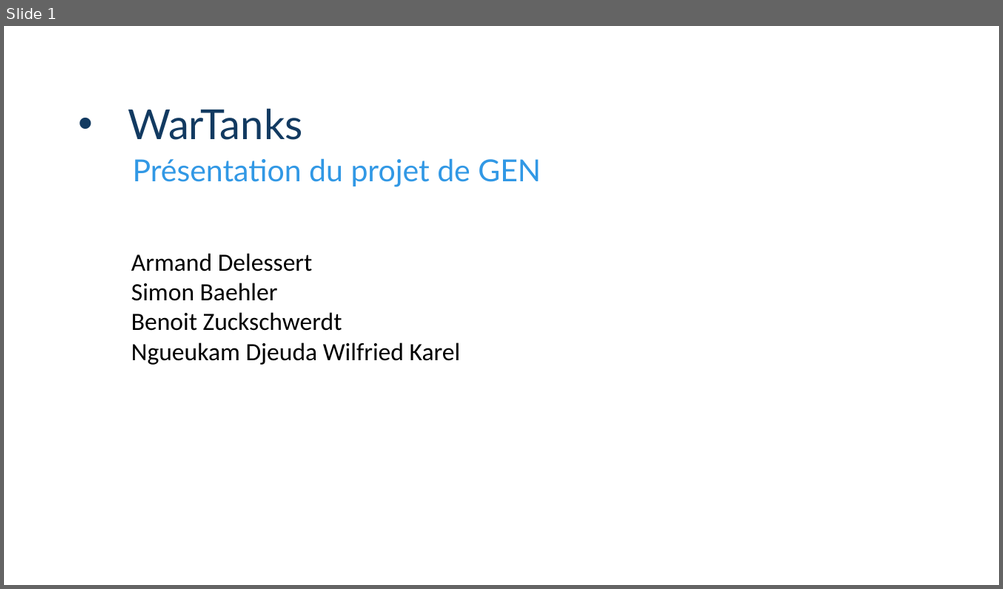
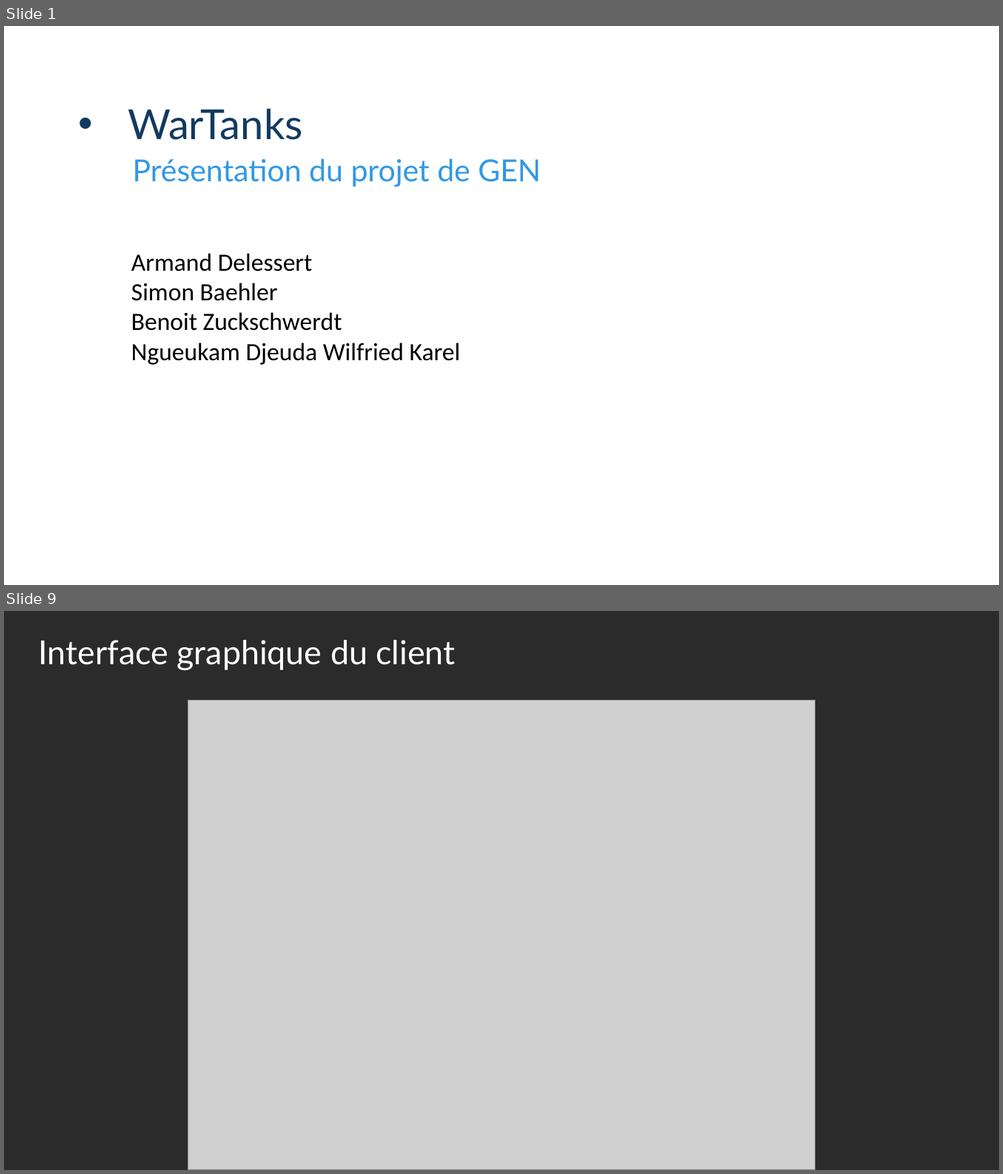
Before and after one commit to ArmandDelessert/WarTanks, a slide deck: doc/presentation/presentation.pptx. Shown one above the other, each under a label of ours: slide 1 before the commit, slides 1 and 9 after it; the slides between them are not shown. The pictures are 1003x589 and 1003x1174 pixels, drawn with LibreOffice and Linux fonts; fonts in the diff are those of the drawing; grey boxes stand for pictures; background and template pictures are left out; a plain dark background stands for a picture behind light text. Boxes give left, top, right and bottom in pixels: in the first picture for what was removed or moved away, otherwise in the second. Text is boxed around its words. In the diff, an @@ line names an element or a change of style, - is before the commit and + after.

```diff
--- a/doc/presentation/presentation.pptx
+++ b/doc/presentation/presentation.pptx
@@ slide 9 added at (4,611,999,1170), background picture (left out) @@
@@ text added at (39,640,455,670), 24 pt, text #FFFFFF @@
+Interface graphique du client
@@ picture added at (188,701,814,1170) @@
```
Also in this commit, not shown: 4 slides changed, 7 other slides added, 7 slides removed, 8 other files.
